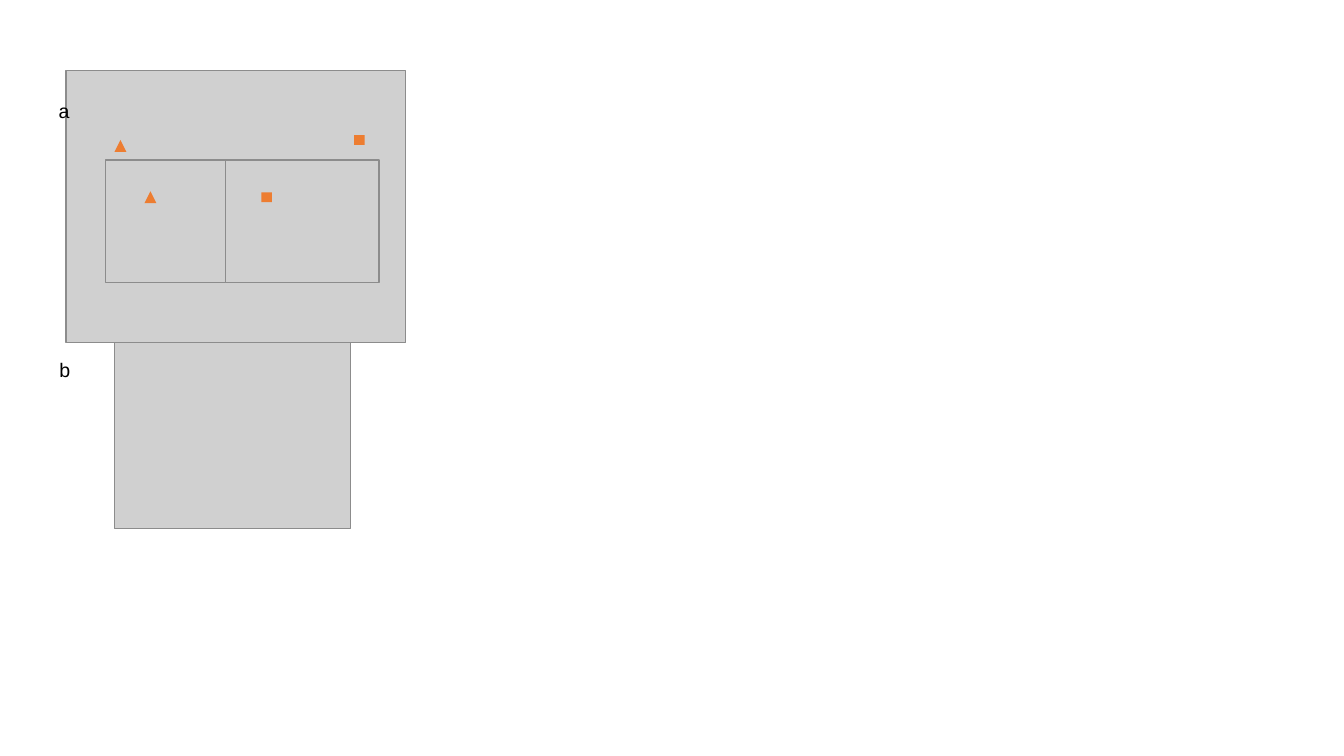
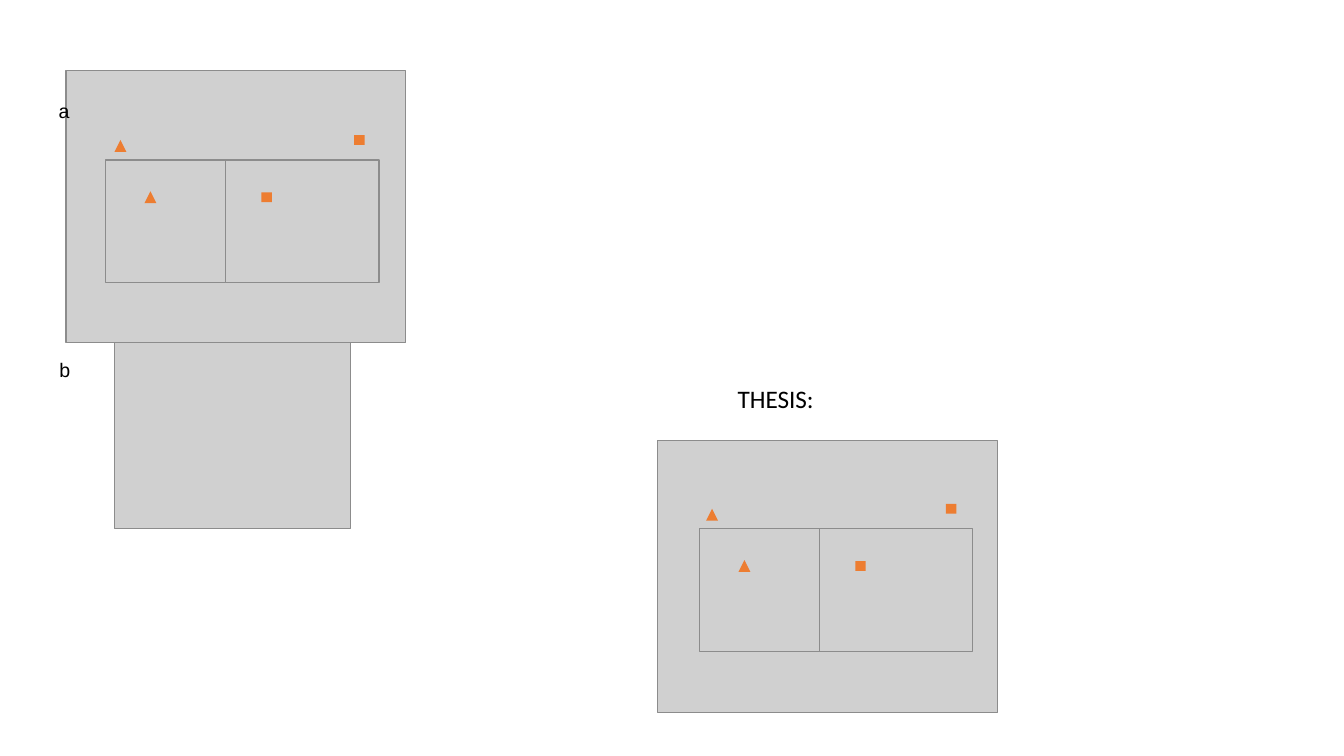
Before and after one commit to Billie1717/ESCRTProject, a slide deck: slide 2 of Data_and_Figures/Fig_Tests/Master_Lattice.pptx. Drawn at 1344x756 pixels with LibreOffice and Linux fonts; fonts in the diff are those of the drawing; grey boxes stand for pictures. Boxes give left, top, right and bottom in pixels: in the first picture for what was removed or moved away, otherwise in the second. Text is boxed around its words. In the diff, an @@ line names an element or a change of style, - is before the commit and + after.

```diff
--- a/Data_and_Figures/Fig_Tests/Master_Lattice.pptx
+++ b/Data_and_Figures/Fig_Tests/Master_Lattice.pptx
@@ text added at <box>738,391,814,408</box>, 18 pt, text #000000 @@
+THESIS:
@@ picture added at <box>657,441,997,713</box> @@
@@ triangle added at <box>707,509,719,521</box>, fill #ED7D31 @@
@@ rectangle added at <box>946,504,956,514</box>, fill #ED7D31 @@
@@ picture added at <box>700,529,853,652</box> @@
@@ picture added at <box>820,529,973,652</box> @@
@@ triangle added at <box>739,561,751,573</box>, fill #ED7D31 @@
@@ rectangle added at <box>856,562,866,572</box>, fill #ED7D31 @@
```
Also in this commit, not shown: 28 other files.
